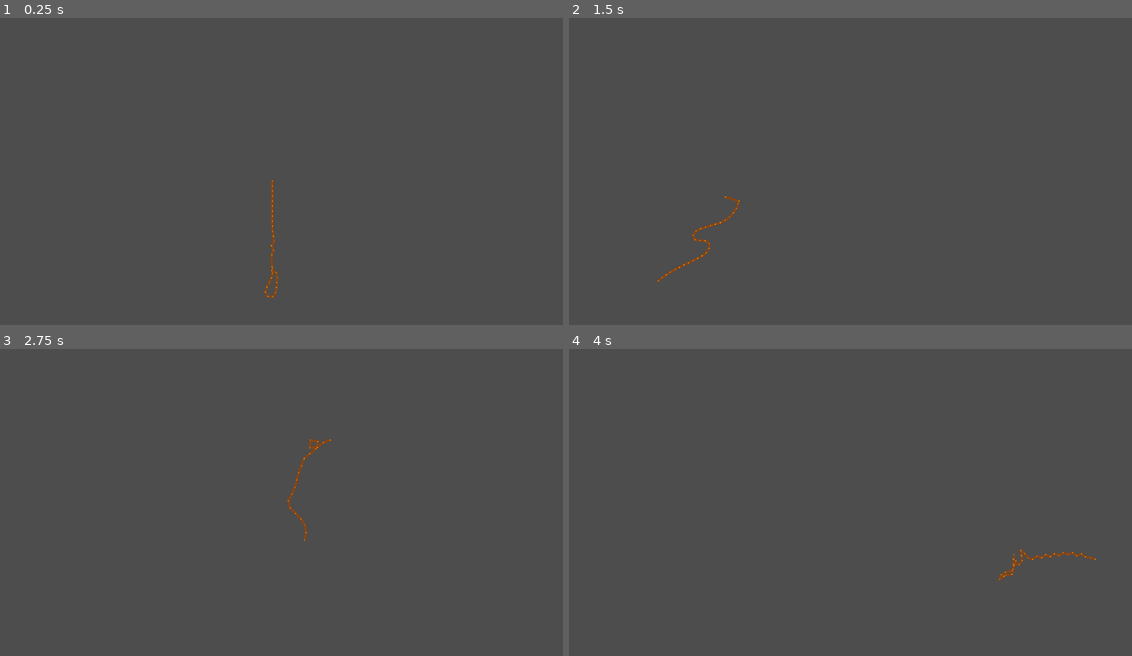
Above: before the commit, frames 1-4 (two rows, left to right).
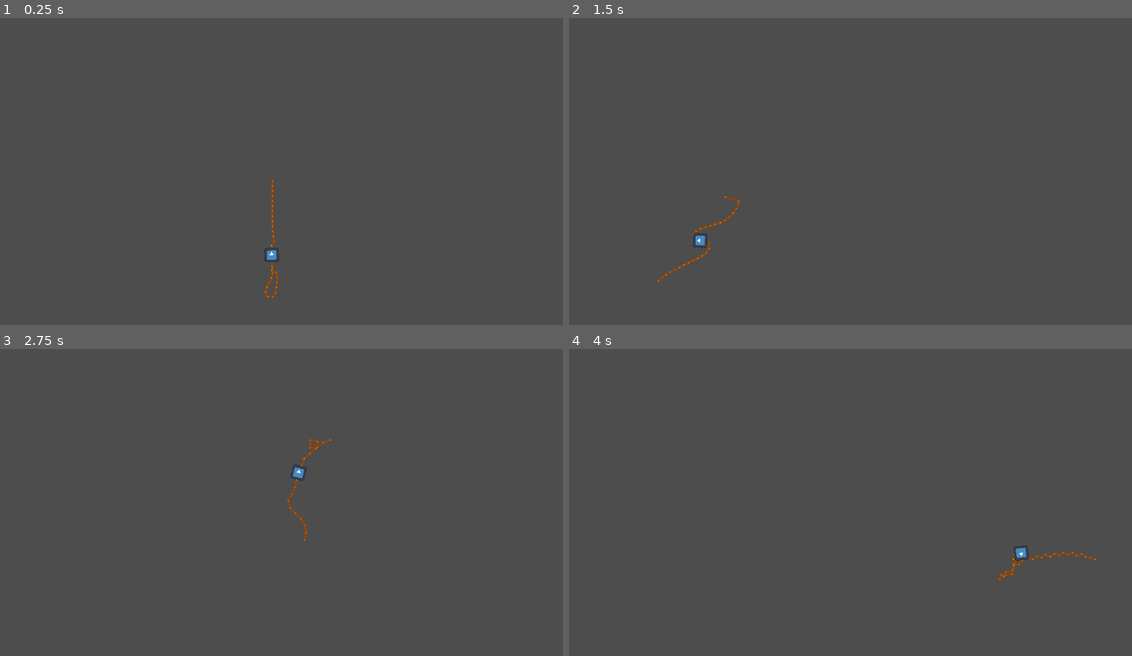
Above: after the commit, the same moments.

Repository: oli-the-broccoli/taught-rope
Game: Godot game, scene res://soft_rope_test.tscn
Two runs of this game, one before a commit and one after it. Both use one fixed random seed, a clock stepped at 60 frames per second and the inputs below. The engine's default icon, where the game draws it, is replaced by a stand-in: a white triangle on a blue panel in a dark square.
Inputs (mouse positions are in pixels of both pictures, inside the frame that each line leads up to):
- Up to frame 1 (0.25 s): no input
- Up to frame 2 (1.5 s): tap Enter at 0.5 s; move the mouse to (968, 165) at 0.52 s; hold Right 0.53-1.28 s; tap 1 at 0.6 s; tap Space at 0.77 s; move the mouse to (726, 196) at 1.27 s; hold Down from 1.28 s (still down); tap 2 at 1.35 s
- Up to frame 3 (2.75 s): tap Space at 1.52 s; move the mouse to (332, 441) at 2.02 s; release Down at 2.03 s; hold Right from 2.03 s (still down); tap 3 at 2.1 s
- Up to frame 4 (4 s): move the mouse to (811, 576) at 2.77 s; release Right at 2.78 s; hold Up 2.78-3.53 s; tap 4 at 2.85 s; tap Space at 3.02, 3.77 s; move the mouse to (1013, 560) at 3.52 s; hold Left from 3.53 s (still down); tap 1 at 3.6 s

The runs differ from the first frame. In frame 1, less than 0.1% of the frame differs, in the area x 46-50%, y 74-80%; in frame 2, less than 0.1%; in frame 3, less than 0.1%; in frame 4, less than 0.1%, in the area x 78-82%, y 64-70%.

Commit message:
tested rope mount

Diff:
--- a/soft_rope_test.tscn
+++ b/soft_rope_test.tscn
@@ -1,7 +1,9 @@
-[gd_scene load_steps=6 format=3 uid="uid://brkcns5ekxss2"]
+[gd_scene load_steps=8 format=3 uid="uid://brkcns5ekxss2"]
 
 [ext_resource type="Script" uid="uid://ooqa41wduwk" path="res://soft_rope_test.gd" id="1_x8yrp"]
 [ext_resource type="Script" uid="uid://dukhop6enx3nn" path="res://addons/taught_rope/soft_rope.gd" id="2_63hu4"]
+[ext_resource type="Script" uid="uid://ccts1k502x4wy" path="res://addons/taught_rope/rope_mount.gd" id="3_x7h0l"]
+[ext_resource type="Texture2D" uid="uid://bukueat5yp6sp" path="res://icon.svg" id="4_pj1kk"]
 
 [sub_resource type="CircleShape2D" id="CircleShape2D_63hu4"]
 radius = 58.76
@@ -71,3 +73,13 @@
 
 [node name="CollisionShape2D" type="CollisionShape2D" parent="StaticBody2D5"]
 shape = SubResource("WorldBoundaryShape2D_63hu4")
+
+[node name="RopeMount" type="Marker2D" parent="." node_paths=PackedStringArray("rope")]
+script = ExtResource("3_x7h0l")
+rope = NodePath("../SoftRope")
+rope_position = 0.5
+metadata/_custom_type_script = "uid://ccts1k502x4wy"
+
+[node name="Sprite2D" type="Sprite2D" parent="RopeMount"]
+scale = Vector2(0.21875, 0.21875)
+texture = ExtResource("4_pj1kk")
